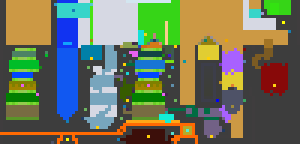
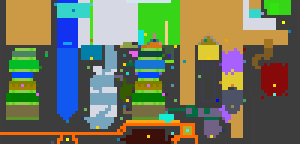
Two versions of the same layered image (300x144). Layer-by-layer changes:
painted on "biome_map.png" over [168, 75, 288, 99]
